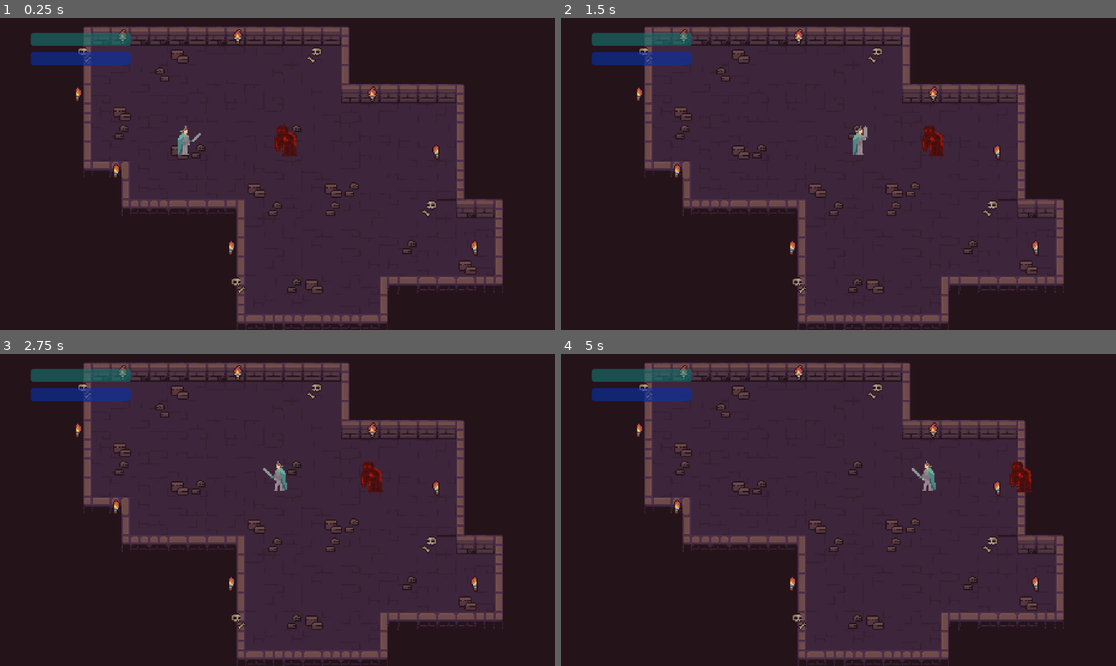
Above: before the commit, frames 1-4 (two rows, left to right).
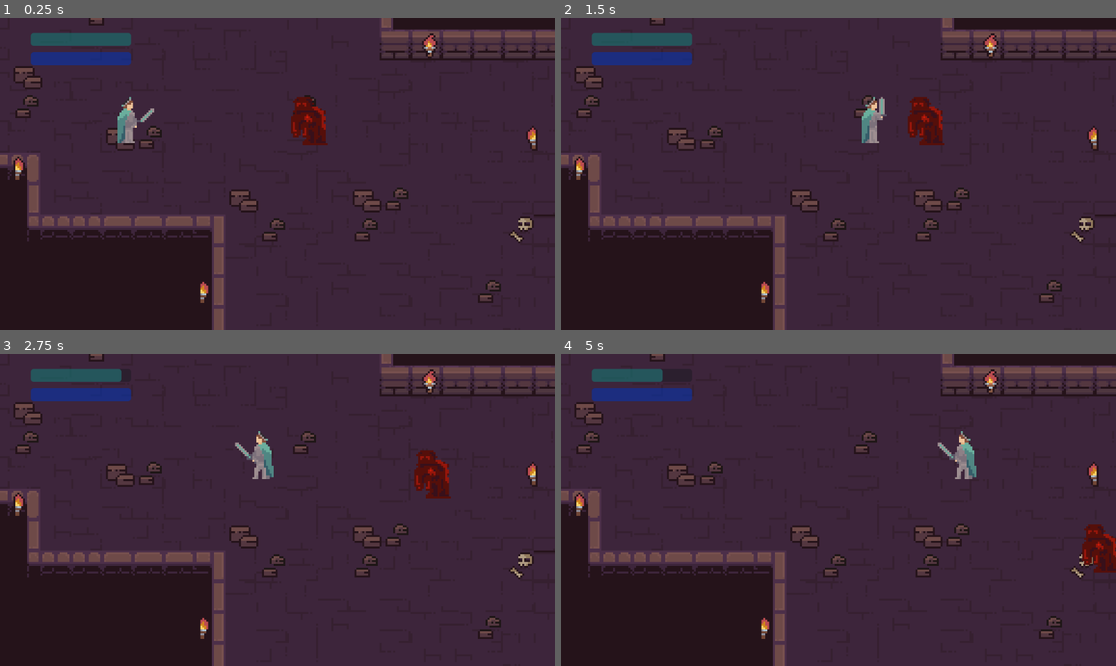
Above: after the commit, the same moments.

Repository: ArKade523/virtue-for-vice
Game: Godot game, scene res://Scenes/game_area.tscn
Same seed, same stepped clock (60 frames per second), same inputs: the game is played once before the commit and once after it.
Inputs:
- Up to frame 1 (0.25 s): no input
- Up to frame 2 (1.5 s): tap Enter (ui_accept) at 0.5, 0.77 s; hold D (right) from 0.53 s (still down); tap Space (attack) at 0.6, 1.35 s
- Up to frame 3 (2.75 s): tap Enter (ui_accept) at 1.52 s; release D (right) at 2.03 s; hold A (left) from 2.03 s (still down); tap Space (attack) at 2.1 s
- Up to frame 4 (5 s): release A (left) at 2.78 s; hold D (right) 2.78-4.28 s; tap Space (attack) at 2.85, 3.6, 4.35 s; tap Enter (ui_accept) at 3.02, 3.77, 4.52 s; hold A (left) from 4.28 s (still down)

The runs differ from the first frame. In frame 1, 40% of the frame differs, in the area x 0-100%, y 0-100%; in frame 2, 39%; in frame 3, 40%; in frame 4, 39%.

Commit message:
fixing fire golem

Diff:
--- a/Scenes/dungeon1.tscn
+++ b/Scenes/dungeon1.tscn
@@ -694,7 +694,7 @@
 
 [node name="Camera2D" type="Camera2D" parent="."]
 position = Vector2(-39, -53)
-zoom = Vector2(2.49, 2.49)
+zoom = Vector2(4, 4)
 
 [node name="FireGolem" parent="." instance=ExtResource("3_tce3p")]
 position = Vector2(-9, -81)
--- a/Scenes/fireGolem.tscn
+++ b/Scenes/fireGolem.tscn
@@ -261,13 +261,16 @@
 "speed": 2.0
 }]
 
+[sub_resource type="CircleShape2D" id="CircleShape2D_3ivrk"]
+radius = 9.0
+
 [sub_resource type="CircleShape2D" id="CircleShape2D_qwopl"]
 radius = 593.77
 
 [sub_resource type="CircleShape2D" id="CircleShape2D_ok75h"]
 
 [sub_resource type="CircleShape2D" id="CircleShape2D_qc45a"]
-radius = 6.0
+radius = 9.0
 
 [node name="FireGolem" type="CharacterBody2D"]
 script = ExtResource("1_b8hbb")
@@ -278,6 +281,8 @@
 frame_progress = 0.120168
 
 [node name="CollisionShape2D" type="CollisionShape2D" parent="."]
+position = Vector2(0, 4)
+shape = SubResource("CircleShape2D_3ivrk")
 
 [node name="locator" type="ShapeCast2D" parent="."]
 visible = false
@@ -295,10 +300,10 @@
 autostart = true
 
 [node name="enemy_hit_box" type="Area2D" parent="."]
-collision_mask = 2
+collision_layer = 3
 
 [node name="CollisionShape2D" type="CollisionShape2D" parent="enemy_hit_box"]
-position = Vector2(-1, -14)
+position = Vector2(0, 4)
 shape = SubResource("CircleShape2D_qc45a")
 
 [connection signal="timeout" from="Timer" to="." method="_on_timer_timeout"]
--- a/Scenes/hud.tscn
+++ b/Scenes/hud.tscn
@@ -13,7 +13,7 @@
 offset_right = 40.0
 offset_bottom = 23.0
 
-[node name="TealPlayerHealth" type="ProgressBar" parent="."]
+[node name="TealPlayerHealth" type="ProgressBar" parent="." groups=["teal_health"]]
 modulate = Color(0.109804, 0.662745, 0.635294, 1)
 layout_mode = 1
 offset_left = 32.0
@@ -24,7 +24,7 @@
 value = 100.0
 show_percentage = false
 
-[node name="BluePlayerHealth" type="ProgressBar" parent="."]
+[node name="BluePlayerHealth" type="ProgressBar" parent="." groups=["blue_health"]]
 modulate = Color(0.0235294, 0.278431, 0.960784, 1)
 layout_mode = 1
 offset_left = 32.0
--- a/Scripts/GameState.gd
+++ b/Scripts/GameState.gd
@@ -7,8 +7,8 @@
 
 ##Player TEAL
 #stats
-var teal_health = MAX_HEALTH
-var teal_damage = BASE_DAMAGE
+var teal_health: float = MAX_HEALTH
+var teal_damage: float = BASE_DAMAGE
 var teal_is_alive = true
 var teal_attributes = ["handsome","dashing","considerate","good-personality","short-nose-hairs", "trimmed-toenails"]
 #state
@@ -35,14 +35,16 @@
 
 var current_scene_container: Node2D
 var current_scene: int = 0
-var player_teal_health: int = 10
-var player_blue_health: int = 10
 
 func _ready():
 	current_scene_container = get_tree().get_first_node_in_group("current_area")
 	load_next_level()
 
-#func _process(delta: float) -> void:
+func _process(_delta: float) -> void:
+	var teal_health_bar = get_tree().get_first_node_in_group("teal_health")
+	var blue_health_bar = get_tree().get_first_node_in_group("blue_health")
+	teal_health_bar.value = float(teal_health / MAX_HEALTH) * 100
+	blue_health_bar.value = float(blue_health / MAX_HEALTH) * 100
 
 func load_next_level():
 	if next_dungeon_map[current_scene]:
@@ -51,10 +53,8 @@
 			return
 		for child in current_scene_container.get_children():
 			child.queue_free()
-			print('child')
 			await child.tree_exited
 
-		print('exited loop')
 		var instance = next_scene.instantiate()
 		current_scene_container.add_child(instance)
 		current_scene += 1
--- a/Scripts/fireGolem.gd
+++ b/Scripts/fireGolem.gd
@@ -1,7 +1,7 @@
 extends CharacterBody2D
 
 #creature stats
-const MOVEMENT_SPEED = 100
+const MOVEMENT_SPEED = 60
 var health = 140
 
 @onready var timer = $Timer
@@ -17,13 +17,14 @@
 var y_mov = 0
 
 
-func _process(delta):
+func _process(_delta):
 	velocity.x = x_mov
 	velocity.y = y_mov
 	var result: Array = locator.collision_result
 	if not result.is_empty():
 		update_direction(Vector2(result[0].point.x - position.x, result[0].point.y - position.y))
 	move_and_slide()
+	deal_with_damage()
 
 func update_direction(direction):
 	var angle = direction.normalized()
@@ -42,7 +43,6 @@
 	range.target_position.y = angle.y * 50
 
 func _on_timer_timeout():
-	#print("YOU WORKING?")
 	projectile()
 
 
--- a/project.godot
+++ b/project.godot
@@ -23,6 +23,8 @@
 
 enemies=""
 current_area=""
+teal_health=""
+blue_health=""
 
 [input]
 
Not shown, added: Assets/ActualBossBeam.png.import
Not shown, added: Assets/ActualBossCharge.png.import
Not shown, added: Assets/ActualDarkBluePrince.png.import
Not shown, added: Assets/BossBeam.png.import
Not shown, added: Assets/BossChargeUp.png.import
Not shown, added: Assets/Demon-Sheet.png.import
Not shown: 1 places in Scenes/dungeon1.tscn that only renumber resources
Not shown: 1 places in Scenes/fireGolem.tscn that only renumber resources
